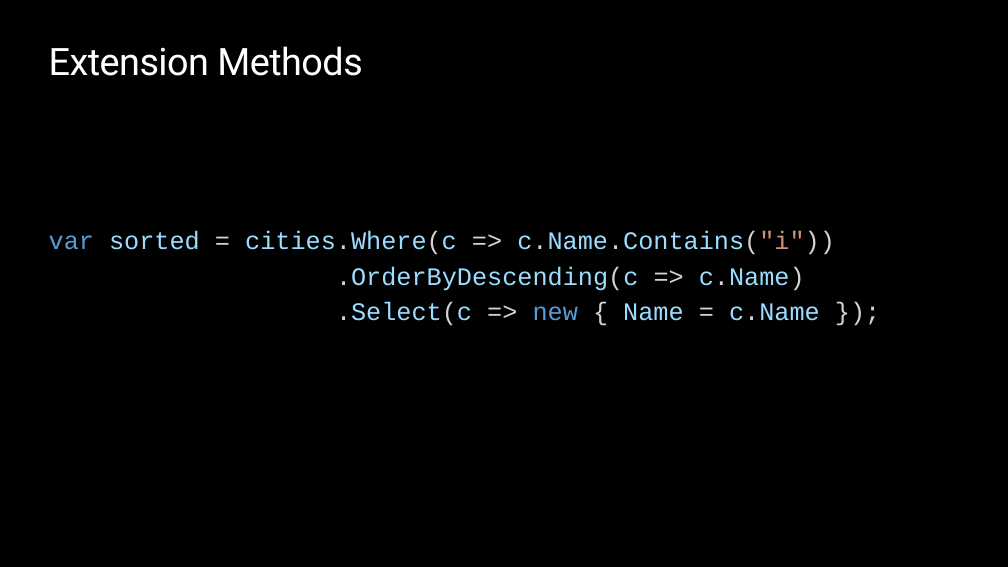
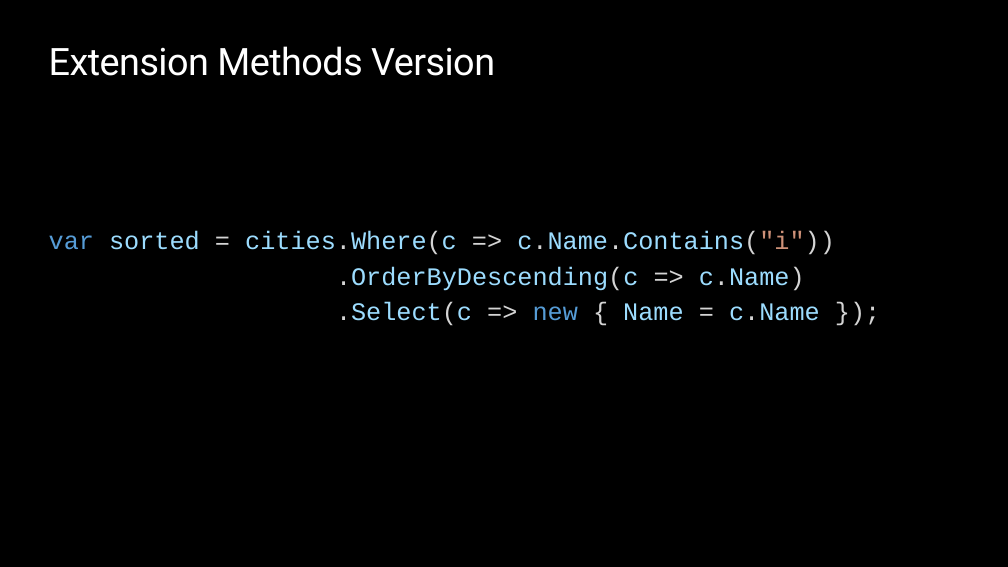
Before and after one commit to ondfisk/BDSA2020, a slide deck: slide 22 of Slides/Lecture03 - Lambdas and LINQ.pptx (slide 20 before the commit). Drawn at 1008x567 pixels with LibreOffice and Linux fonts; fonts in the diff are those of the drawing; background and template pictures are left out. Boxes give left, top, right and bottom in pixels: in the first picture for what was removed or moved away, otherwise in the second. Text is boxed around its words. In the diff, an @@ line names an element or a change of style, - is before the commit and + after.

```diff
--- a/Slides/Lecture03 - Lambdas and LINQ.pptx
+++ b/Slides/Lecture03 - Lambdas and LINQ.pptx
@@ title at (x1=49, y1=46, x2=495, y2=76): text changed @@
-Extension Methods
+Extension Methods Version
```
Also in this commit, not shown: 4 other slides changed, 3 slides added, 1 other file.
